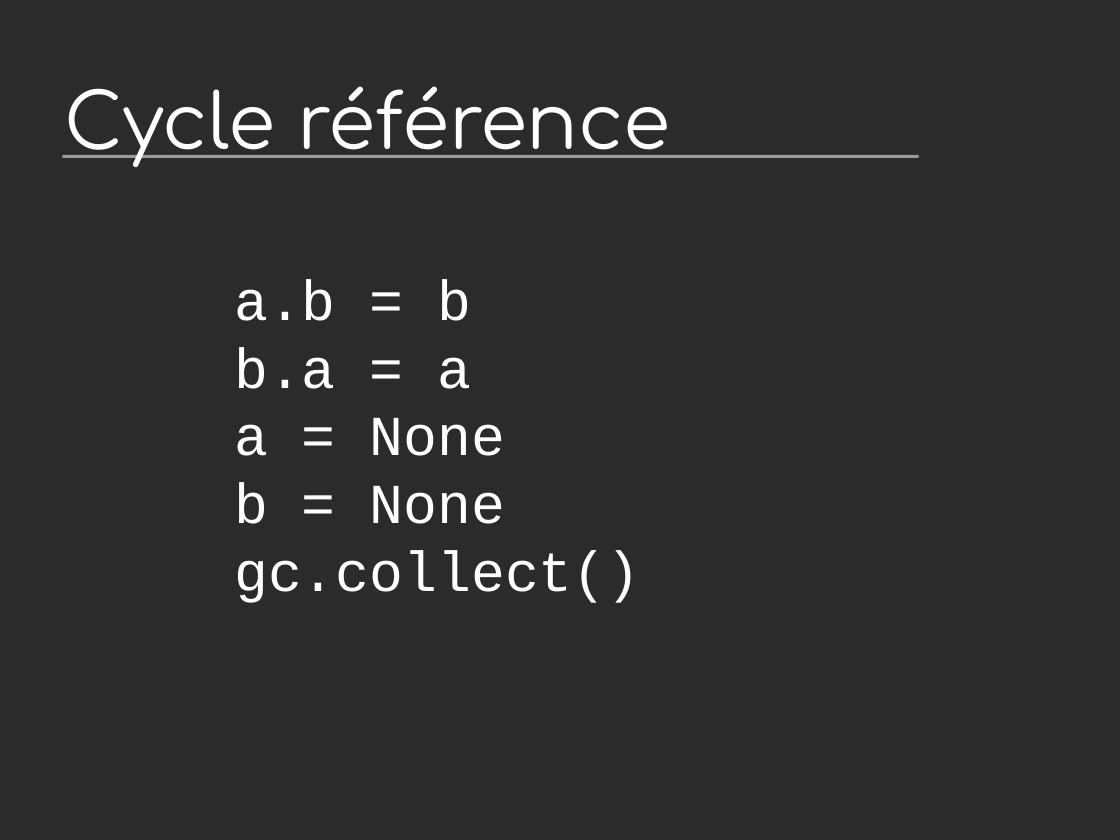
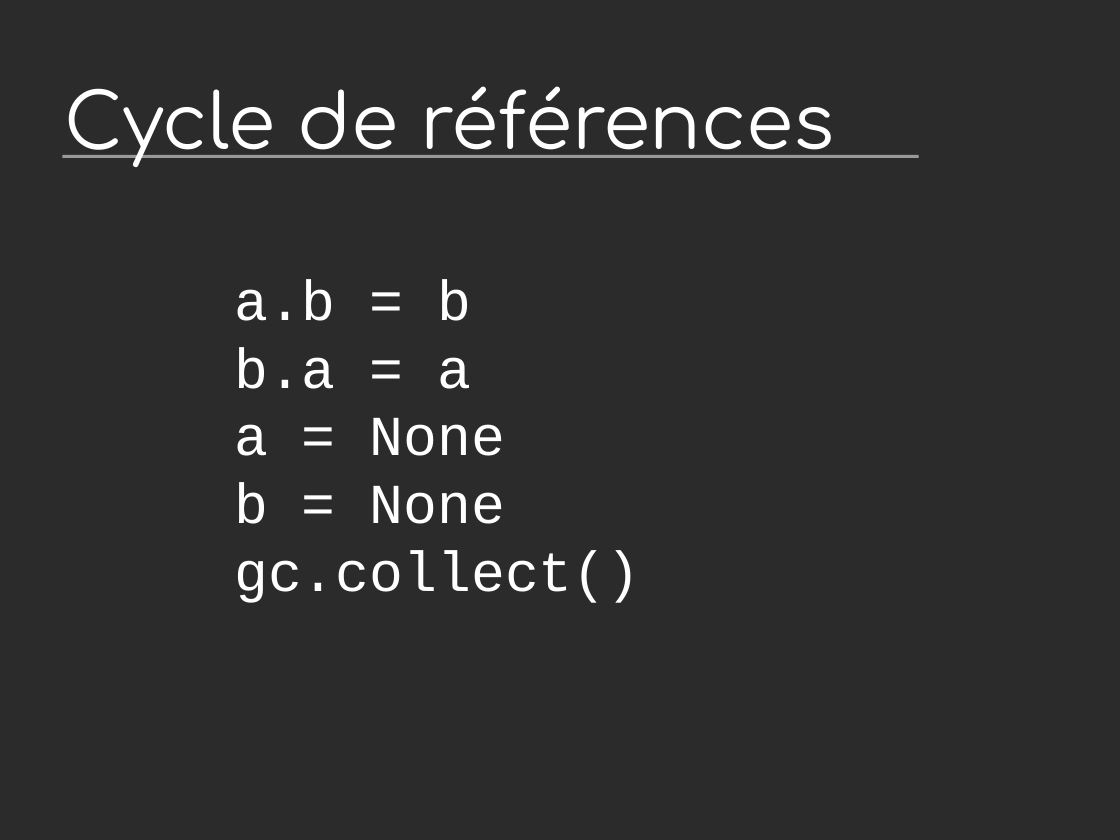
Before and after one commit to vstinner/talks, a slide deck: slide 7 of 2013-PyconFR-Strasbourg/tracemalloc.odp. Drawn at 1120x840 pixels with LibreOffice and Linux fonts; fonts in the diff are those of the drawing; background and template pictures are left out; a plain dark background stands for a picture behind light text. Boxes give left, top, right and bottom in pixels: in the first picture for what was removed or moved away, otherwise in the second. Text is boxed around its words. In the diff, an @@ line names an element or a change of style, - is before the commit and + after.

```diff
--- a/2013-PyconFR-Strasbourg/tracemalloc.odp
+++ b/2013-PyconFR-Strasbourg/tracemalloc.odp
@@ title at <box>64,86,834,167</box>: text changed @@
-Cycle référence
+Cycle de références
```
Also in this commit, not shown: 5 other slides changed, 1 other file.
